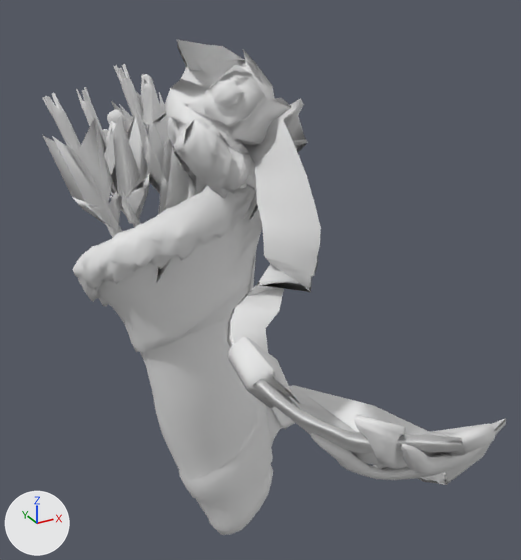
One commit to the glTF model godot-client/assets/actors/native/equipment/variants/luminous_female/rl-quiver-hunter.glb: the scene before it, then after it.
Camera for both pictures: a camera (50 mm lens) standing at (-0.362, -0.568, 1.703) and looking at (0.023, 0.132, 1.353). Arrows for +X, +Y and +Z are at lower left; the lights stay in place. The older version comes first. Vertices at exactly the same position are counted once.

The first picture shows 'Quiver'.
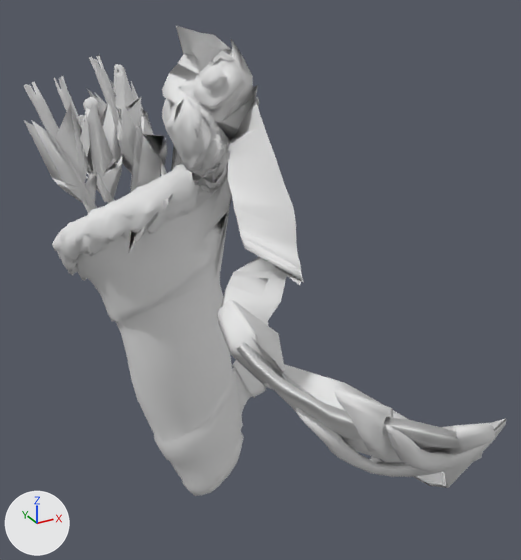
The newer file adds a shape key; the second version is drawn at full value of the shape key 'Cape_Clearance' of 'Quiver', and the change is written as the vertex moves it makes.

Changed parts and their boxes [x1, y1, x2, y2] in the pictures (521 x 560 px; the box of a moved part takes in the faces that stretch with it):
'Quiver', reshaped
    before: [42, 39, 506, 535]
    after: [24, 26, 506, 496]
part 1 of me_quiver, moved or reshaped
    before: [103, 129, 141, 227]
    after: [79, 115, 115, 203]
part 2 of me_quiver, moved or reshaped
    before: [43, 93, 122, 238]
    after: [24, 82, 97, 213]
part 3 of me_quiver, moved or reshaped
    before: [78, 117, 122, 226]
    after: [56, 103, 97, 204]
part 4 of me_quiver, moved or reshaped
    before: [114, 64, 146, 146]
    after: [89, 55, 119, 129]
part 5 of me_quiver, moved or reshaped (mostly hidden)
    before: [106, 121, 133, 224]
    after: [82, 107, 101, 194]
part 6 of me_quiver, moved or reshaped
    before: [271, 407, 295, 429]
    after: [232, 360, 266, 398]
part 7 of me_quiver, moved or reshaped
    before: [119, 92, 169, 147]
    after: [95, 81, 143, 129]
part 8 of me_quiver, moved or reshaped
    before: [76, 87, 138, 223]
    after: [54, 76, 112, 202]
part 9 of me_quiver, moved or reshaped
    before: [135, 74, 189, 194]
    after: [104, 64, 137, 196]
part 10 of me_quiver, moved or reshaped
    before: [107, 109, 125, 125]
    after: [83, 97, 100, 111]
part 11 of me_quiver, moved or reshaped
    before: [111, 101, 161, 195]
    after: [87, 89, 133, 175]
part 12 of me_quiver, moved or reshaped
    before: [126, 116, 150, 221]
    after: [100, 102, 122, 199]
part 13 of me_quiver, moved or reshaped (mostly hidden)
    before: [85, 133, 115, 196]
    after: [63, 118, 91, 176]
part 14 of me_quiver, moved or reshaped
    before: [107, 128, 118, 195]
    after: [82, 113, 93, 174]
part 15 of me_quiver, moved or reshaped
    before: [42, 135, 105, 224]
    after: [24, 120, 83, 203]
part 16 of me_quiver, moved or reshaped
    before: [133, 100, 168, 185]
    after: [106, 88, 139, 165]
part 17 of me_quiver, moved or reshaped
    before: [136, 91, 143, 110]
    after: [110, 80, 161, 174]
part 18 of me_quiver, moved or reshaped
    before: [52, 136, 112, 228]
    after: [31, 120, 88, 206]
part 19 of me_quiver, moved or reshaped
    before: [103, 116, 144, 215]
    after: [80, 102, 117, 193]
part 20 of me_quiver, moved or reshaped
    before: [64, 39, 506, 535]
    after: [41, 26, 506, 496]

The change, as a diff of the scene's bpy script:
```diff
--- a/godot-client/assets/actors/native/equipment/variants/luminous_female/rl-quiver-hunter.glb.py
+++ b/godot-client/assets/actors/native/equipment/variants/luminous_female/rl-quiver-hunter.glb.py
@@ me_quiver @@
-me_quiver.from_pydata(...)  # 2118 vertices, 4092 faces; spans x -0.187..0.23, y -0.236..0.336, z 0.924..1.64
+me_quiver.from_pydata(...)  # 2118 vertices, 4092 faces; spans x -0.187..0.226, y -0.236..0.434, z 0.924..1.647
+# me_quiver part 1: the loose piece of 20 vertices spanning x -0.119..-0.073, y 0.229..0.264, z 1.352..1.526 is moved by (0.0, 0.097, 0.0)
+# me_quiver part 2: the loose piece of 50 vertices spanning x -0.18..-0.075, y 0.217..0.268, z 1.305..1.57 is moved by (0.0, 0.097, 0.0)
+# me_quiver part 3: the loose piece of 10 vertices spanning x -0.153..-0.111, y 0.222..0.252, z 1.411..1.547 is moved by (0.0, 0.097, 0.0)
+# me_quiver part 4: the loose piece of 51 vertices spanning x -0.096..-0.006, y 0.228..0.268, z 1.323..1.597 is moved by (0.0, 0.097, 0.0)
+# me_quiver part 5: the loose piece of 15 vertices spanning x -0.121..-0.094, y 0.241..0.275, z 1.411..1.541 is moved by (0.0, 0.097, 0.0)
+# me_quiver part 6: the loose piece of 40 vertices spanning x 0.087..0.125, y 0.194..0.259, z 1.064..1.125 is moved by (0.0, 0.097, 0.0)
+# me_quiver part 7: the loose piece of 15 vertices spanning x -0.09..-0.027, y 0.222..0.276, z 1.431..1.565 is moved by (0.0, 0.097, 0.0)
+# me_quiver part 8: the loose piece of 43 vertices spanning x -0.148..-0.094, y 0.219..0.246, z 1.418..1.577 is moved by (0.0, 0.097, 0.0)
+# me_quiver part 9: the loose piece of 51 vertices spanning x -0.102..0.015, y 0.22..0.263, z 1.336..1.585 is multiplied about its middle by the matrix ((1.037, 0.007, 0.008), (0.052, 1.023, 0.009), (-0.072, -0.014, 0.985)), then moved by (-0.001, 0.096, 0.002)
+# me_quiver part 10: the loose piece of 26 vertices spanning x -0.111..-0.094, y 0.24..0.261, z 1.527..1.549 is moved by (0.0, 0.097, 0.0)
+# me_quiver part 11: the loose piece of 10 vertices spanning x -0.095..-0.042, y 0.241..0.291, z 1.424..1.553 is moved by (0.0, 0.097, 0.0)
+# me_quiver part 12: the loose piece of 13 vertices spanning x -0.124..-0.077, y 0.221..0.294, z 1.414..1.545 is moved by (0.0, 0.097, 0.0)
+# me_quiver part 13: the loose piece of 12 vertices spanning x -0.126..-0.09, y 0.24..0.304, z 1.409..1.515 is moved by (0.0, 0.097, 0.0)
+# me_quiver part 14: the loose piece of 4 vertices spanning x -0.126..-0.116, y 0.209..0.23, z 1.454..1.538 is moved by (0.0, 0.097, 0.0)
+# me_quiver part 15: the loose piece of 11 vertices spanning x -0.18..-0.121, y 0.24..0.29, z 1.409..1.52 is moved by (0.0, 0.097, 0.0)
+# me_quiver part 16: the loose piece of 9 vertices spanning x -0.091..-0.04, y 0.201..0.254, z 1.422..1.566 is moved by (0.0, 0.097, 0.0)
+# me_quiver part 17: the loose piece of 10 vertices spanning x -0.059..-0.017, y 0.241..0.303, z 1.437..1.56 is moved by (0.0, 0.097, 0.0)
+# me_quiver part 18: the loose piece of 11 vertices spanning x -0.187..-0.121, y 0.205..0.252, z 1.409..1.535 is moved by (0.0, 0.097, 0.0)
+# me_quiver part 19: the loose piece of 10 vertices spanning x -0.128..-0.093, y 0.193..0.23, z 1.426..1.552 is moved by (0.0, 0.097, 0.0)
+# me_quiver part 20: 1693 of 2118 vertices moved; they spanned x -0.173..0.23, y -0.236..0.336, z 0.924..1.64 and now span x -0.173..0.226, y -0.236..0.434, z 0.924..1.647; mean shift (0.001, 0.07, 0.002); largest move (0.008, 0.012, 1.546) -> (-0.001, 0.128, 1.527)
+# other edits to the shape of me_quiver do not show in these pictures
 me_quiver.materials.append(mat_quiver_painted_base)
```
